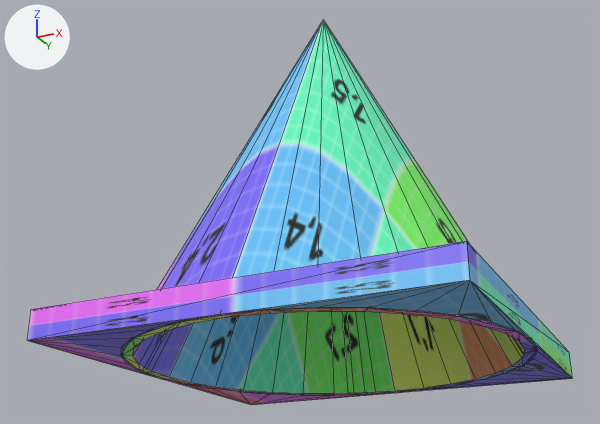
A saved change to the OBJ model project/Resources/Models/cone/cone.obj.
The view is the same before and after, from a 50 mm lens placed at (1.7, -3.71, -0.92), pointed at (-0.15, 0.0, 0.75). Lighting does not change. The marker at upper left points along +X, +Y and +Z. The older version comes first. Mesh edges are drawn as thin lines. Where no turn or scale is listed for an object, it has been applied to the vertices. Vertices at exactly the same position are counted once.

Objects in the first picture: '円錐.002'.
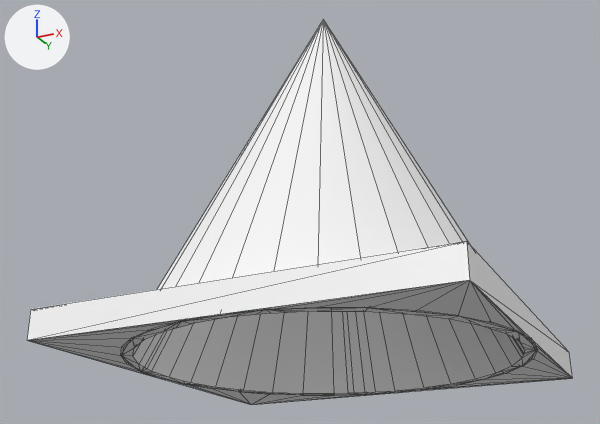
The change, as a list of edits to the scene's bpy script:
```text
Add img_hp_png:
    img_hp_png = load_image('Hp.png', '../../Textures/Hp.png', 32, 32, 'sRGB')
Change mat_マテリアル_001:
    mat_マテリアル_001.texture: img_uvchecker_png -> img_hp_png
Add mat_material_003:
    mat_material_003 = principled_material('Material.003')
    mat_material_003.texture = img_hp_png
Change me_円錐_002:
    where me_円錐_002.from_pydata(...)  # 163 vertices, 322 faces; spans x -1.0..1.0, y -1.0..1.0, z -0.07..1.93
    used by ob_円錐_002; location = (0.0, 0.0, 0.0)
    me_円錐_002 part 1: all 81 faces that had it switch from mat_material (picture img_uvchecker_png) to mat_material_003 (picture img_hp_png)
    me_円錐_002 part 2: texture (UV) coordinates of 322 of 322 faces, centred in x -1.0..1.0, y -1.0..1.0, z -0.07..0.6, changed; they spanned u 0.01..0.99, v 0.01..0.97 and now span u 0.06..0.93, v 0.07..0.94
```

What differs and where, as boxes [x1, y1, x2, y2] in the pictures (600 x 424 px):
'円錐.002', surface changed, recoloured (lighter): [27, 20, 573, 405] in both
part 1 of me_円錐_002, recoloured (blue to white): [27, 241, 573, 405] in both
part 2 of me_円錐_002, surface changed (lighter): [27, 20, 573, 405] in both
